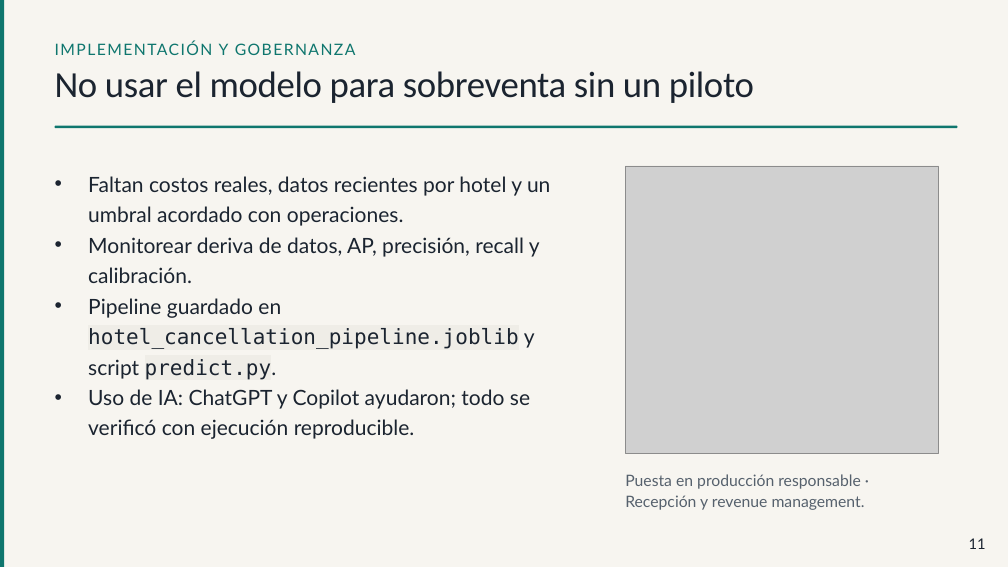
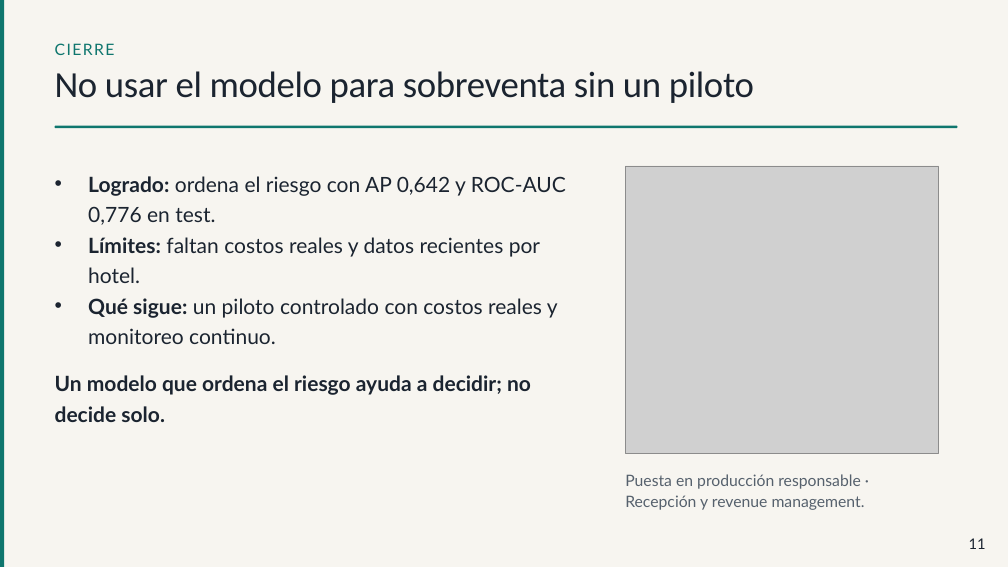
Before and after one commit to sabthe02/Obligatorio-IA, a slide deck: slide 11 of Prediccion-de-cancelaciones-hoteleras.pptx. Drawn at 1008x567 pixels with LibreOffice and Linux fonts; fonts in the diff are those of the drawing; grey boxes stand for pictures. Boxes give left, top, right and bottom in pixels: in the first picture for what was removed or moved away, otherwise in the second. Text is boxed around its words. In the diff, an @@ line names an element or a change of style, - is before the commit and + after.

```diff
--- a/Prediccion-de-cancelaciones-hoteleras.pptx
+++ b/Prediccion-de-cancelaciones-hoteleras.pptx
@@ text at bbox=[55, 43, 115, 55]: text changed @@
-IMPLEMENTACIÓN Y GOBERNANZA
+CIERRE
@@ text removed at bbox=[88, 176, 550, 439] @@
-• Faltan costos reales, datos recientes por hotel y un umbral acordado con operaciones.
-• Monitorear deriva de datos, AP, precisión, recall y calibración.
-• Pipeline guardado en hotel_cancellation_pipeline.joblib y script predict.py.
-• Uso de IA: ChatGPT y Copilot ayudaron; todo se verificó con ejecución reproducible.
@@ text added at bbox=[88, 176, 566, 344], 20 pt, text #1B2430 @@
+• Logrado: ordena el riesgo con AP 0,642 y ROC-AUC 0,776 en test.
+• Límites: faltan costos reales y datos recientes por hotel.
+• Qué sigue: un piloto controlado con costos reales y monitoreo continuo.
@@ text added at bbox=[55, 375, 531, 422], 20 pt, text #1B2430, bold @@
+Un modelo que ordena el riesgo ayuda a decidir; no decide solo.
```
Also in this commit, not shown: 10 other slides changed, 5 other files.
